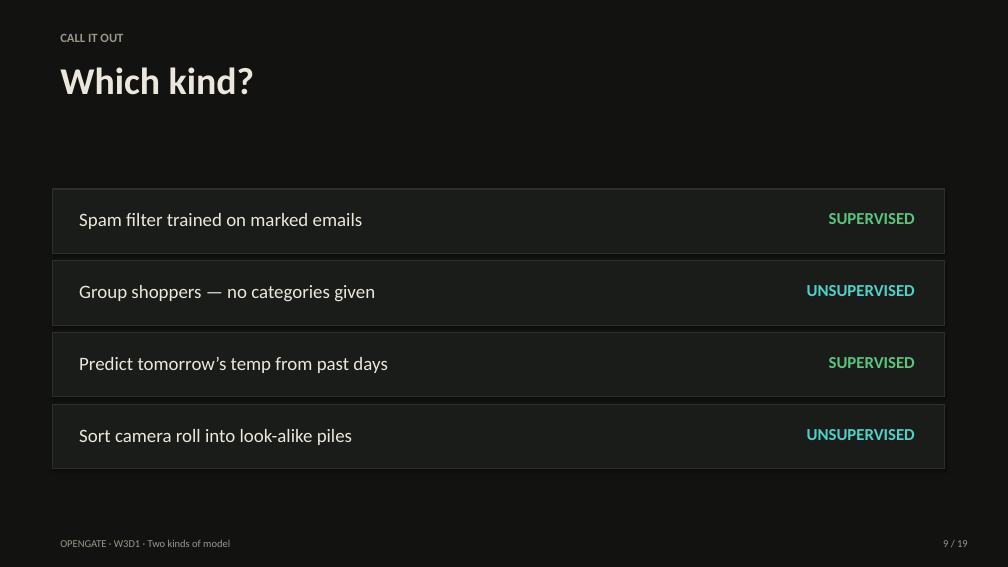
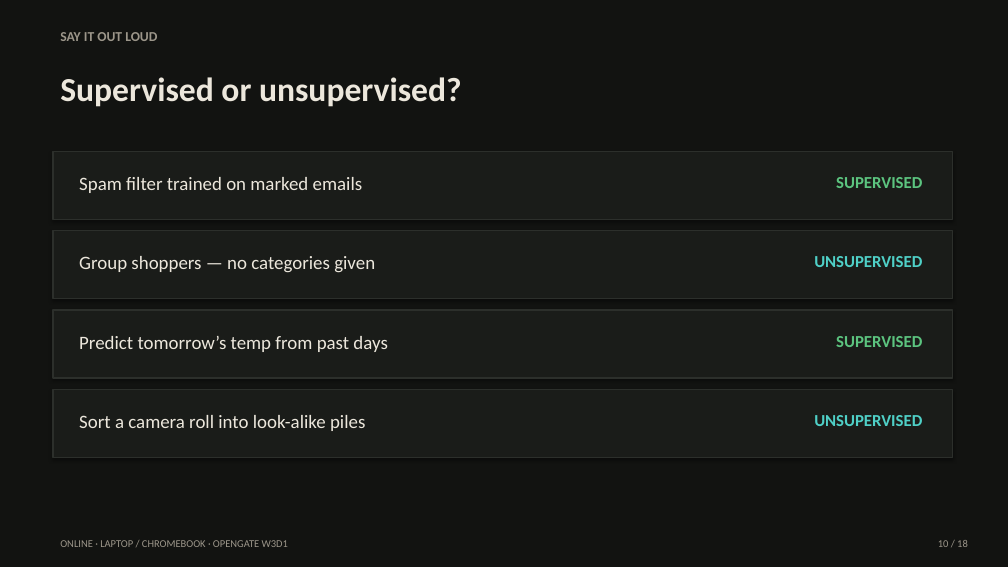
Before and after one commit to lemoon01110/chroma-kmeans-color-lab, a slide deck: slide 10 of opengate-assets/Opengate-W3D1-Two-Kinds-of-Model.pptx (slide 9 before the commit). Drawn at 1008x567 pixels with LibreOffice and Linux fonts; fonts in the diff are those of the drawing. Boxes give left, top, right and bottom in pixels: in the first picture for what was removed or moved away, otherwise in the second. Text is boxed around its words. In the diff, an @@ line names an element or a change of style, - is before the commit and + after.

```diff
--- a/opengate-assets/Opengate-W3D1-Two-Kinds-of-Model.pptx
+++ b/opengate-assets/Opengate-W3D1-Two-Kinds-of-Model.pptx
@@ text at [60, 32, 157, 41]: text changed; size 12 to 13 pt @@
-CALL IT OUT
+SAY IT OUT LOUD
@@ text removed at [60, 67, 254, 95] @@
-Which kind?
@@ text added at [60, 77, 462, 107], 32 pt, text #ECE7DC, bold @@
+Supervised or unsupervised?
@@ outline #2C2F2B 1 pt to #2C2F2B 1.25 pt in 4 elements at [53, 389, 953, 457], [53, 310, 953, 378], [53, 231, 953, 299], [53, 151, 953, 219] @@
@@ rectangle: place and size @@
-rectangle at [53, 189, 945, 253]
+rectangle at [53, 151, 953, 219]
@@ less space between paragraphs in 7 elements at [814, 415, 922, 426], [836, 336, 922, 347], [79, 336, 387, 352], [814, 256, 922, 267], [79, 256, 375, 273], [836, 177, 922, 188], [79, 177, 363, 193] @@
@@ text "Spam filter trained on marked ...": place and size @@
-text "Spam filter trained on marked ..." at [79, 213, 363, 229]
+text "Spam filter trained on marked ..." at [79, 177, 363, 193]
@@ text "SUPERVISED": place and size @@
-text "SUPERVISED" at [829, 213, 915, 224]
+text "SUPERVISED" at [836, 177, 922, 188]
@@ rectangle: place and size @@
-rectangle at [53, 261, 945, 325]
+rectangle at [53, 231, 953, 299]
@@ text "Group shoppers — no categories ...": place and size @@
-text "Group shoppers — no categories ..." at [79, 285, 375, 302]
+text "Group shoppers — no categories ..." at [79, 256, 375, 273]
@@ text "UNSUPERVISED": place and size @@
-text "UNSUPERVISED" at [807, 285, 915, 296]
+text "UNSUPERVISED" at [814, 256, 922, 267]
@@ rectangle: place and size @@
-rectangle at [53, 333, 945, 397]
+rectangle at [53, 310, 953, 378]
@@ text "Predict tomorrow’s temp from past ...": place and size @@
-text "Predict tomorrow’s temp from past ..." at [79, 357, 387, 373]
+text "Predict tomorrow’s temp from past ..." at [79, 336, 387, 352]
@@ text "SUPERVISED": place and size @@
-text "SUPERVISED" at [829, 357, 915, 368]
+text "SUPERVISED" at [836, 336, 922, 347]
@@ rectangle: place and size @@
-rectangle at [53, 405, 945, 469]
+rectangle at [53, 389, 953, 457]
@@ text at [79, 415, 365, 431]: text changed @@
-Sort camera roll into look-alike piles
+Sort a camera roll into look-alike piles
@@ text "UNSUPERVISED": place and size @@
-text "UNSUPERVISED" at [807, 429, 915, 440]
+text "UNSUPERVISED" at [814, 415, 922, 426]
@@ text at [60, 540, 288, 547]: text changed @@
-OPENGATE · W3D1 · Two kinds of model
+ONLINE · LAPTOP / CHROMEBOOK · OPENGATE W3D1
@@ text added at [938, 540, 968, 547], 10 pt, text #9C968A @@
+10 / 18
@@ text removed at [943, 540, 968, 547] @@
-9 / 19
```
Also in this commit, not shown: 8 other slides changed, 9 slides added, 10 slides removed, 1 other file.
